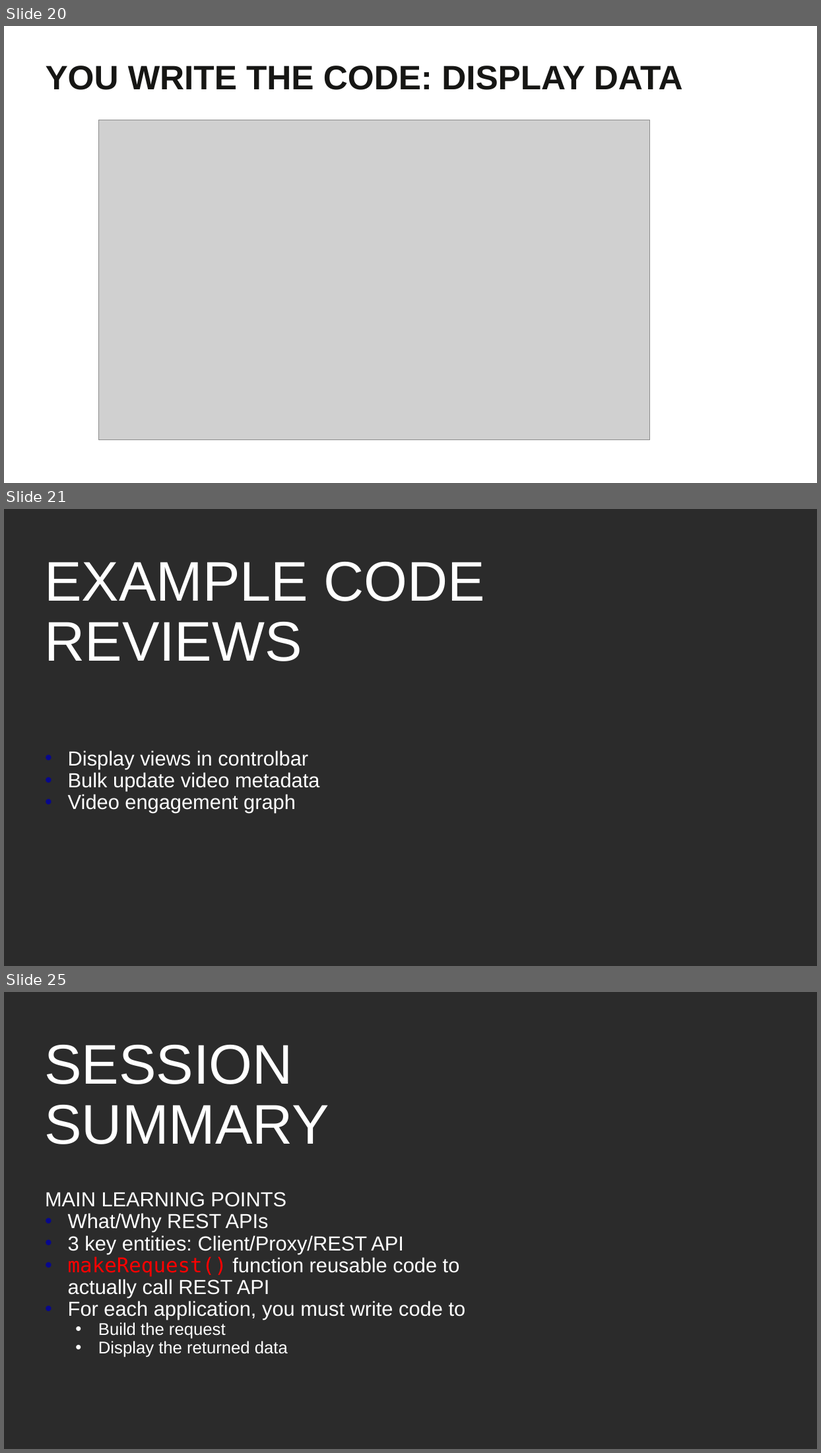
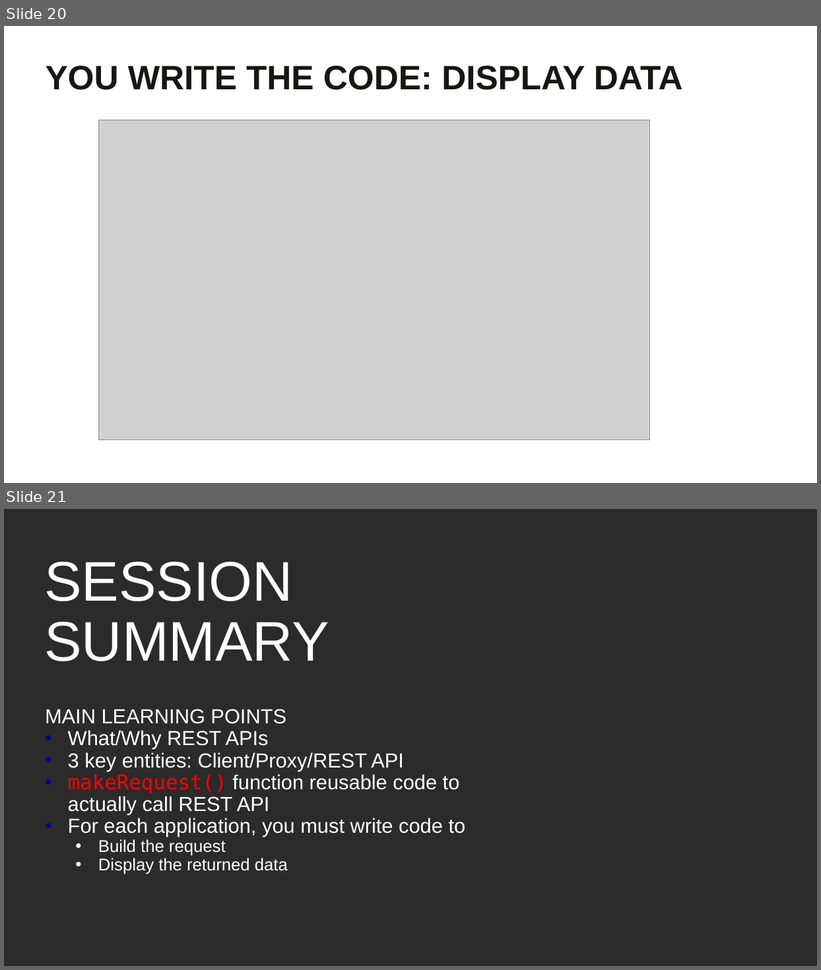
Before and after one commit to BrightcoveLearning/BCL-LearningSamples, a slide deck: PLAYTV2020/matt-boles-rest-api-intro.pptx. Shown one above the other, each under a label of ours: slides 20, 21 and 25 before the commit, slides 20 and 21 after it; the slides between them are not shown. The pictures are 821x1453 and 821x970 pixels, drawn with LibreOffice and Linux fonts; fonts in the diff are those of the drawing; grey boxes stand for pictures; background and template pictures are left out; a plain dark background stands for a picture behind light text. Boxes give left, top, right and bottom in pixels: in the first picture for what was removed or moved away, otherwise in the second. Text is boxed around its words. In the diff, an @@ line names an element or a change of style, - is before the commit and + after.

```diff
--- a/PLAYTV2020/matt-boles-rest-api-intro.pptx
+++ b/PLAYTV2020/matt-boles-rest-api-intro.pptx
@@ slide 21 removed at (4, 509, 817, 966), background picture (left out) @@
@@ title removed at (45, 562, 485, 661) @@
-EXAMPLE CODE REVIEWS
@@ text removed at (68, 751, 319, 813) @@
-• Display views in controlbar
-• Bulk update video metadata
-• Video engagement graph
@@ what was slide 25 is now slide 21 @@
```
Also in this commit, not shown: 1 slide changed, 3 other slides removed, 5 other files.
